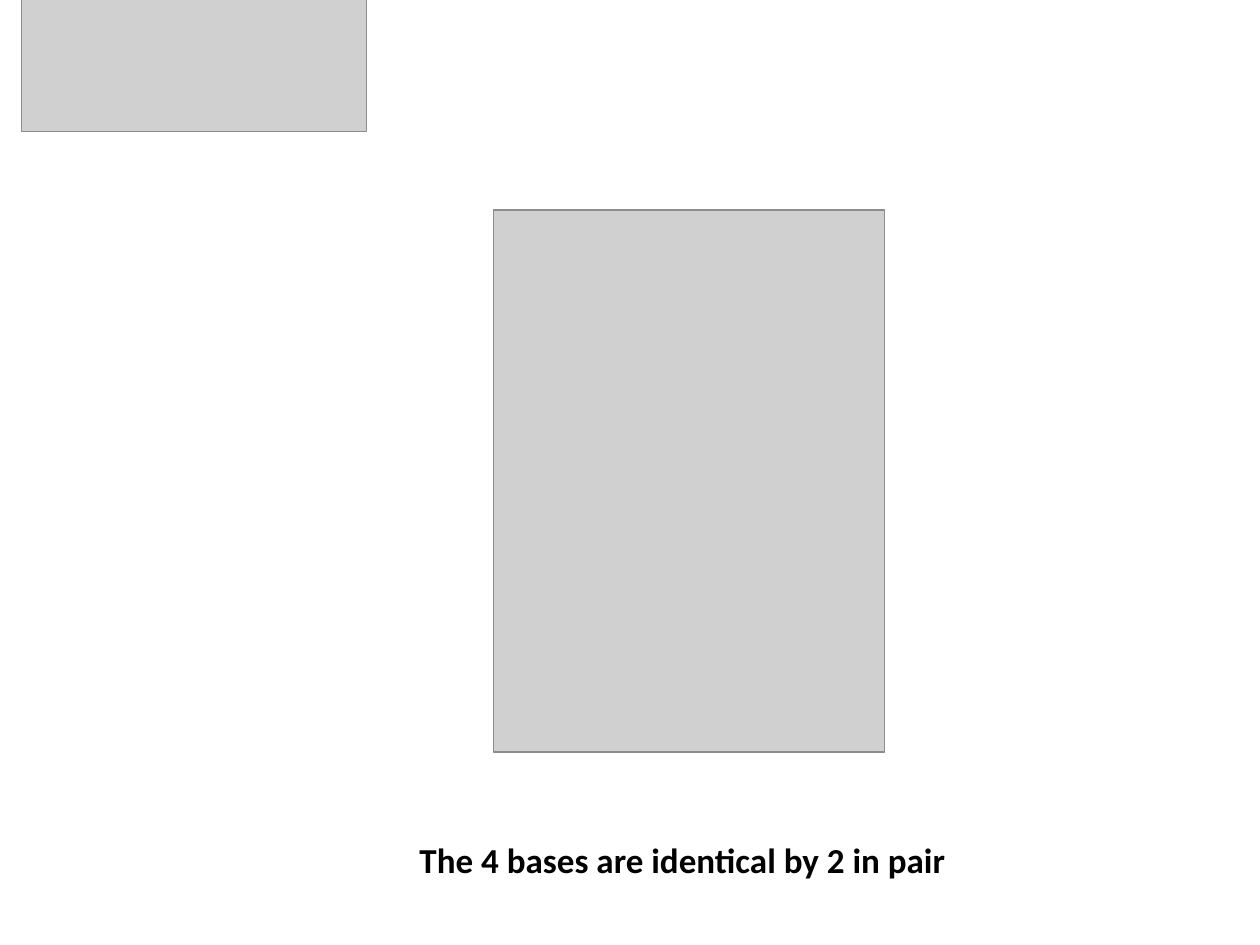
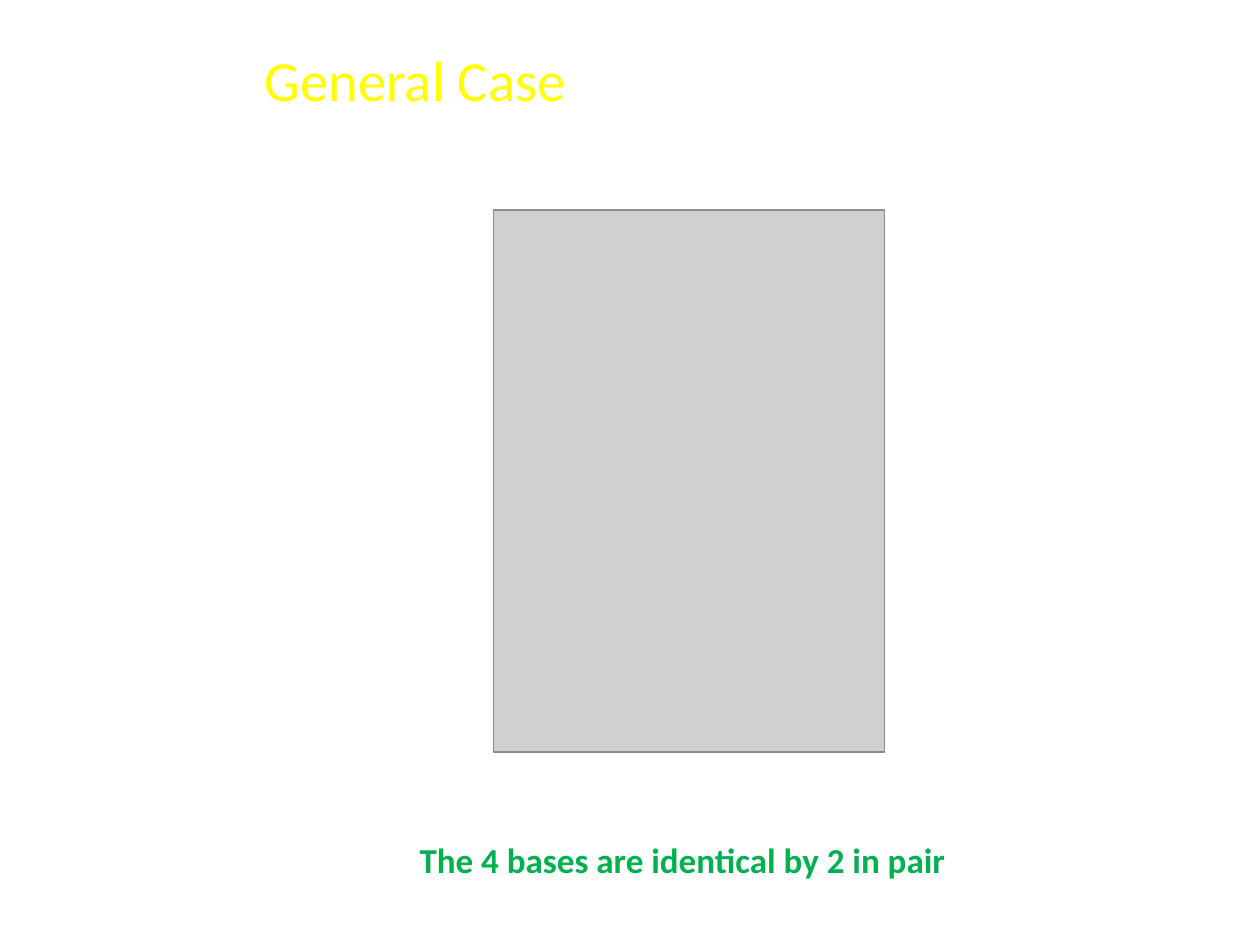
Before and after one commit to FeedMapping/Schema, a slide deck: slide 19 of slide/ppt/Mapping-Ideas.pptx (slide 23 before the commit). Drawn at 1260x945 pixels with LibreOffice and Linux fonts; fonts in the diff are those of the drawing; grey boxes stand for pictures; background and template pictures are left out. Boxes give left, top, right and bottom in pixels: in the first picture for what was removed or moved away, otherwise in the second. Text is boxed around its words. In the diff, an @@ line names an element or a change of style, - is before the commit and + after.

```diff
--- a/slide/ppt/Mapping-Ideas.pptx
+++ b/slide/ppt/Mapping-Ideas.pptx
@@ picture removed at (x1=21, y1=0, x2=367, y2=131) @@
@@ text added at (x1=265, y1=61, x2=566, y2=102), 32.4 pt, text #FFFF00 @@
+General Case
@@ title "The 4 bases are identical ..." at (x1=420, y1=848, x2=945, y2=879): text colour #000000 to #00B050 @@
```
Also in this commit, not shown: 10 other slides changed, 10 slides added, 12 slides removed.
